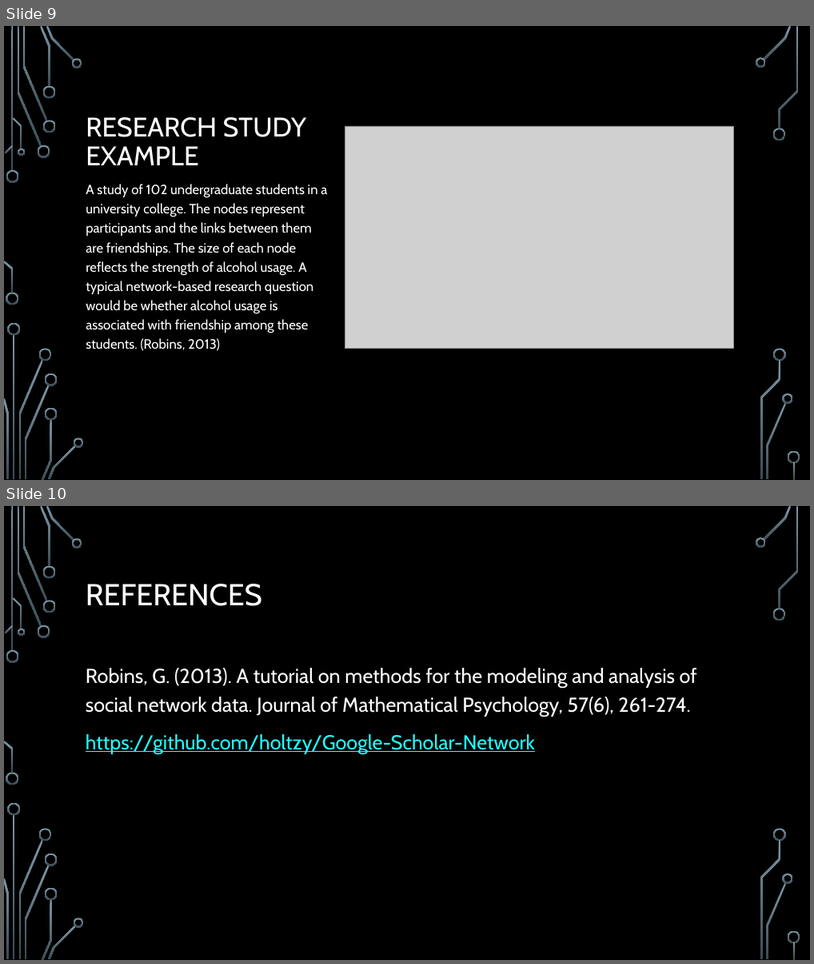
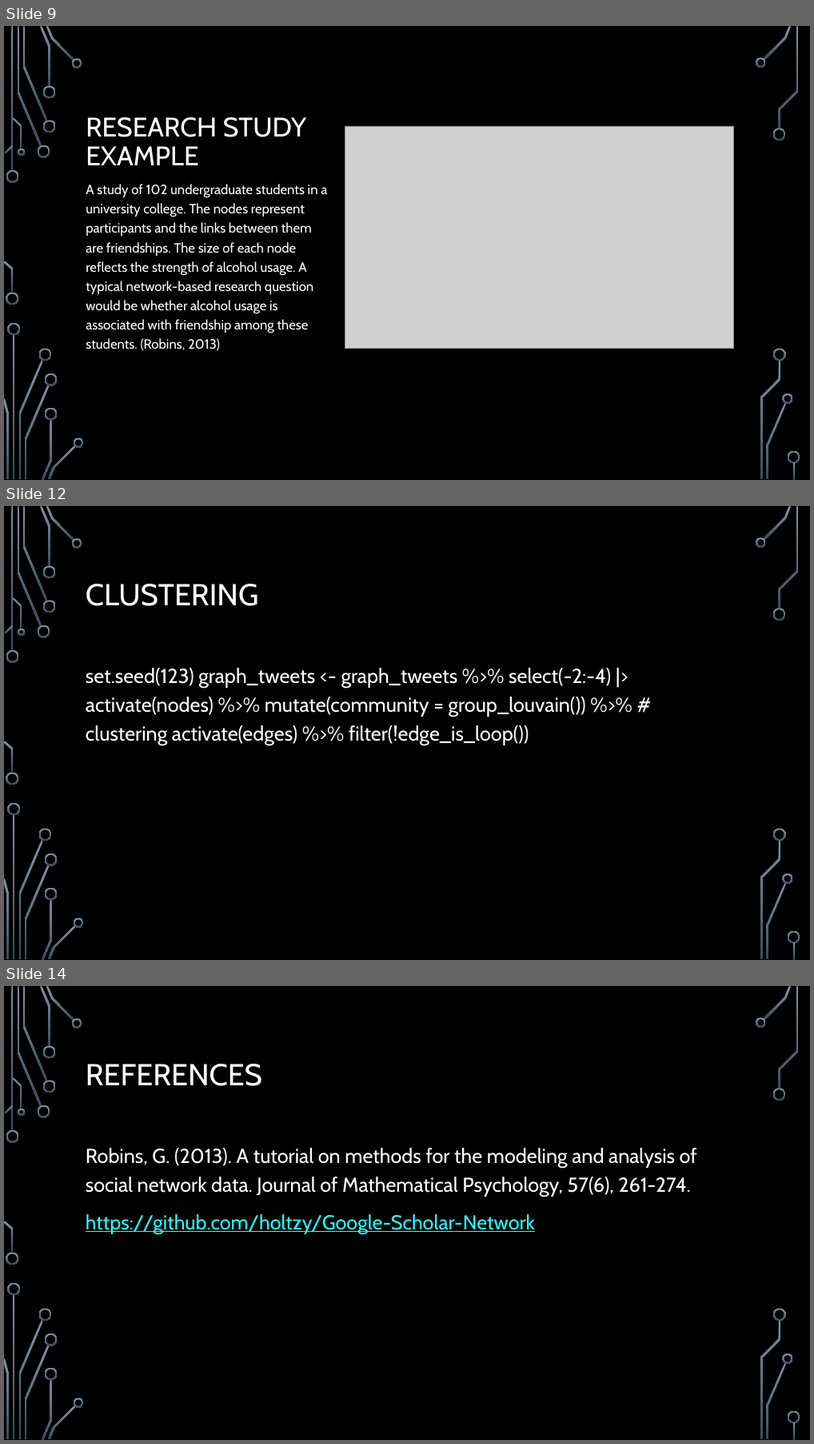
Before and after one commit to intro-to-data-science-22-workshop/07-network-graphs-adbdelsalam-dornelles, a slide deck: presentation.pptx. Shown one above the other, each under a label of ours: slides 9 and 10 before the commit, slides 9, 12 and 14 after it; the slides between them are not shown. The pictures are 814x964 and 814x1444 pixels, drawn with LibreOffice and Linux fonts; fonts in the diff are those of the drawing; grey boxes stand for pictures; background and template pictures are left out. Boxes give left, top, right and bottom in pixels: in the first picture for what was removed or moved away, otherwise in the second. Text is boxed around its words. In the diff, an @@ line names an element or a change of style, - is before the commit and + after.

```diff
--- a/presentation.pptx
+++ b/presentation.pptx
@@ slide 12 added at box(4, 506, 810, 960), background picture (left out); not listed: 36 template elements that a slide beside it also shows @@
@@ title added at box(86, 584, 258, 606), 36 pt, text #FFFFFF @@
+CLUSTERING
@@ text added at box(86, 668, 611, 745), 24 pt, text #FFFFFF @@
+set.seed(123) graph_tweets <- graph_tweets %>% select(-2:-4) |> activate(nodes) %>% mutate(community = group_louvain()) %>% # clustering activate(edges) %>% filter(!edge_is_loop())
@@ what was slide 10 is now slide 14 @@
```
Also in this commit, not shown: 4 slides changed, 4 other slides added, 1 slide removed, 2 other files.
